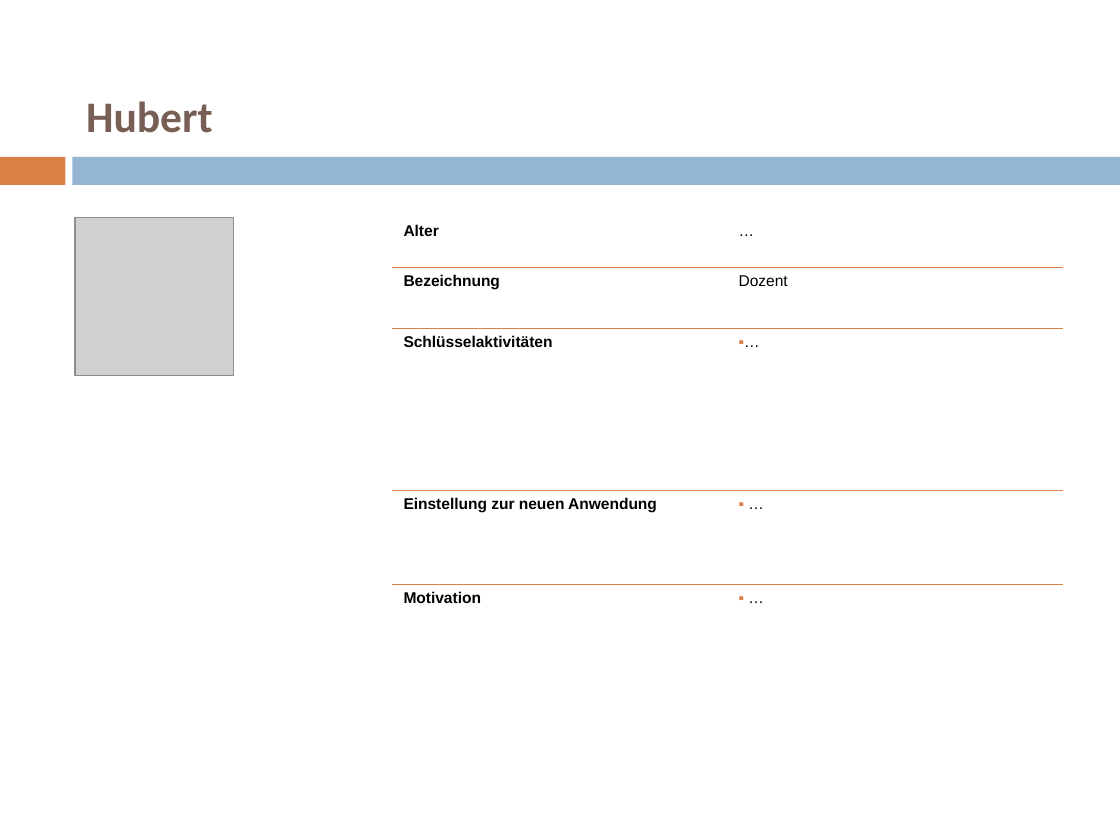
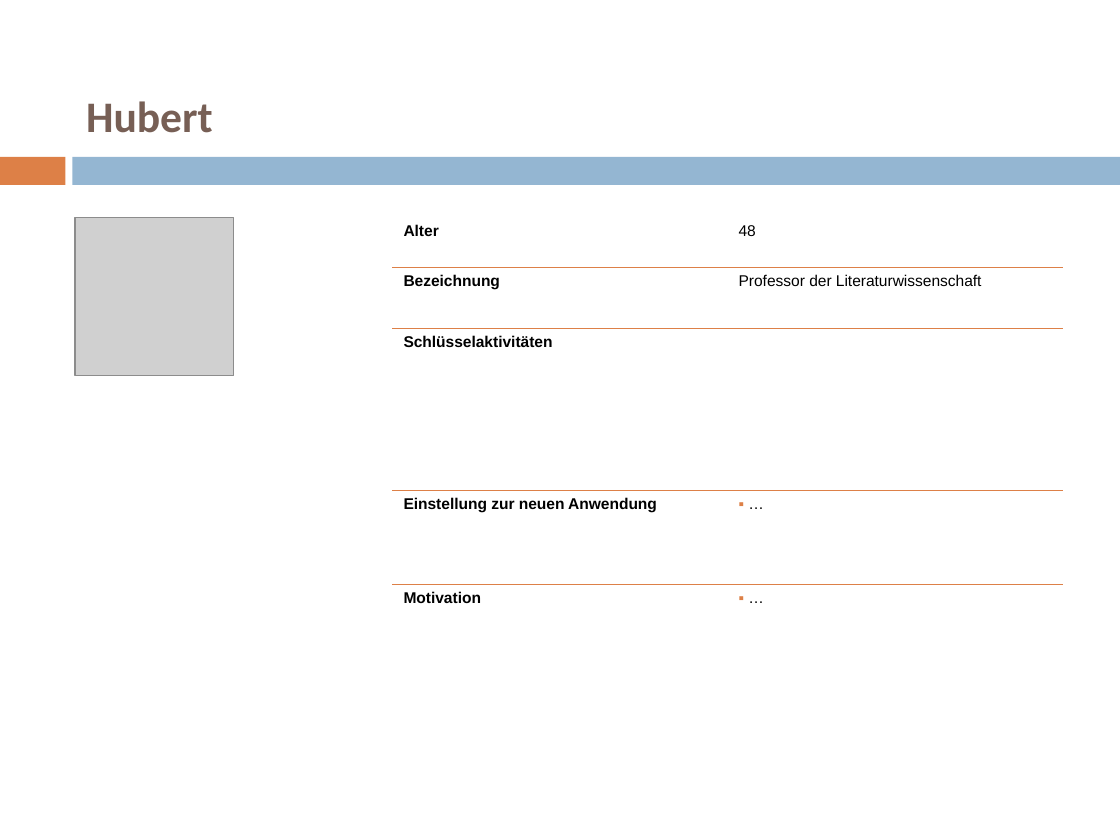
Before and after one commit to pinkdroyd/redesign-ur-rz, a slide deck: slide 12 of Personas und Szenarien/Personas_Redsign_RZ.pptx. Drawn at 1120x840 pixels with LibreOffice and Linux fonts; fonts in the diff are those of the drawing; grey boxes stand for pictures. Boxes give left, top, right and bottom in pixels: in the first picture for what was removed or moved away, otherwise in the second. Text is boxed around its words. In the diff, an @@ line names an element or a change of style, - is before the commit and + after.

```diff
--- a/Personas und Szenarien/Personas_Redsign_RZ.pptx
+++ b/Personas und Szenarien/Personas_Redsign_RZ.pptx
@@ table at [392, 217, 1062, 700] @@
-row 1, column 2: …
+row 1, column 2: 48
-row 2, column 2: Dozent
+row 2, column 2: Professor der Literaturwissenschaft
-row 3, column 2: …
+row 3, column 2: 
```
Also in this commit, not shown: 9 other slides changed.
